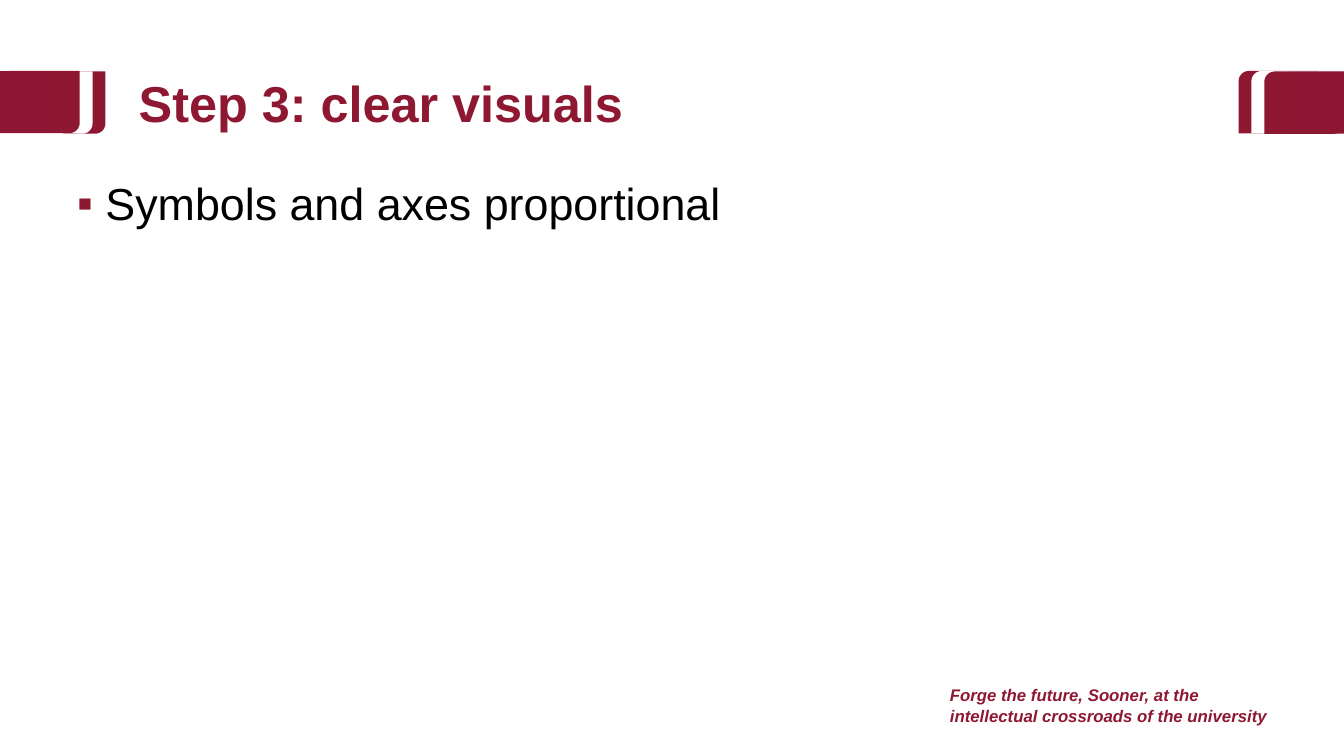
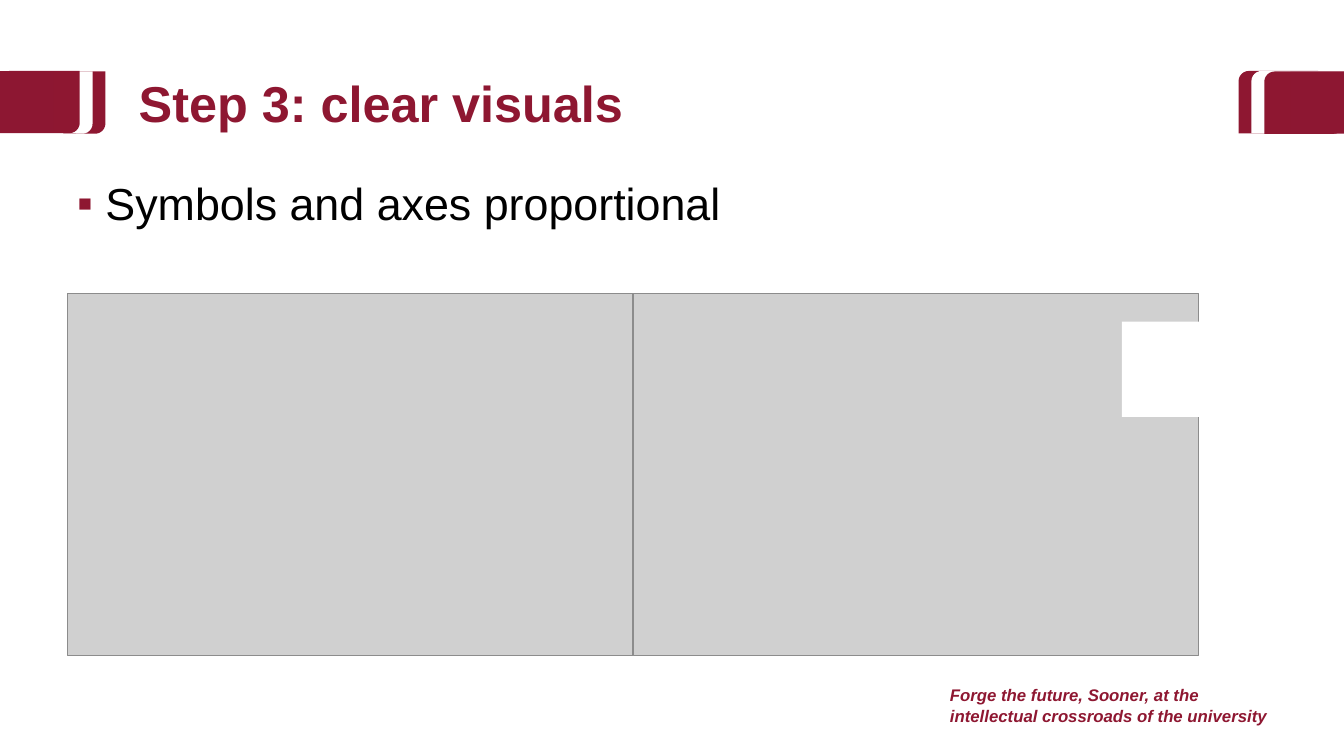
Before and after one commit to baeolophus/2025_data_viz_research, a slide deck: slide 45 of activities.pptx (slide 44 before the commit). Drawn at 1344x756 pixels with LibreOffice and Linux fonts; fonts in the diff are those of the drawing; grey boxes stand for pictures; background and template pictures are left out. Boxes give left, top, right and bottom in pixels: in the first picture for what was removed or moved away, otherwise in the second. Text is boxed around its words. In the diff, an @@ line names an element or a change of style, - is before the commit and + after.

```diff
--- a/activities.pptx
+++ b/activities.pptx
@@ picture added at [68, 293, 633, 655] @@
@@ picture added at [633, 293, 1199, 655] @@
@@ rectangle added at [1122, 322, 1251, 417], fill #FFFFFF @@
```
Also in this commit, not shown: 5 other slides changed, 5 slides added.
